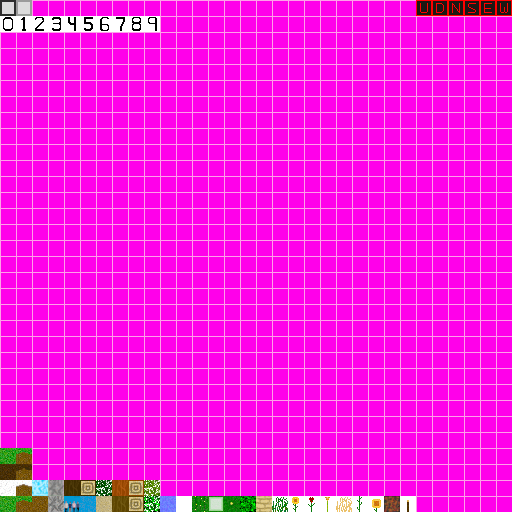
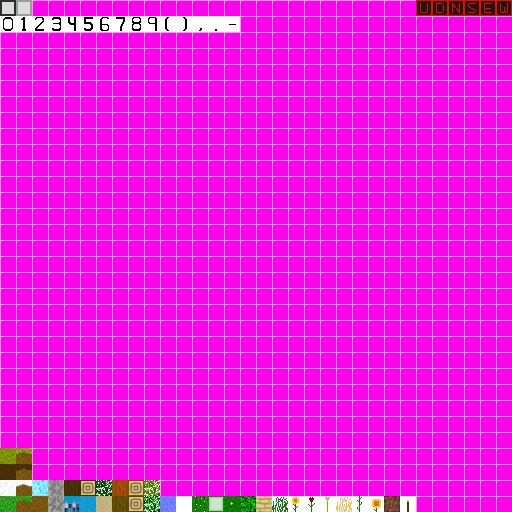
Before/after of a 512 x 512 layered artwork. What changed in the layer stack:
painted on "Pasted Layer" over [left=0, top=16, right=240, bottom=464]
